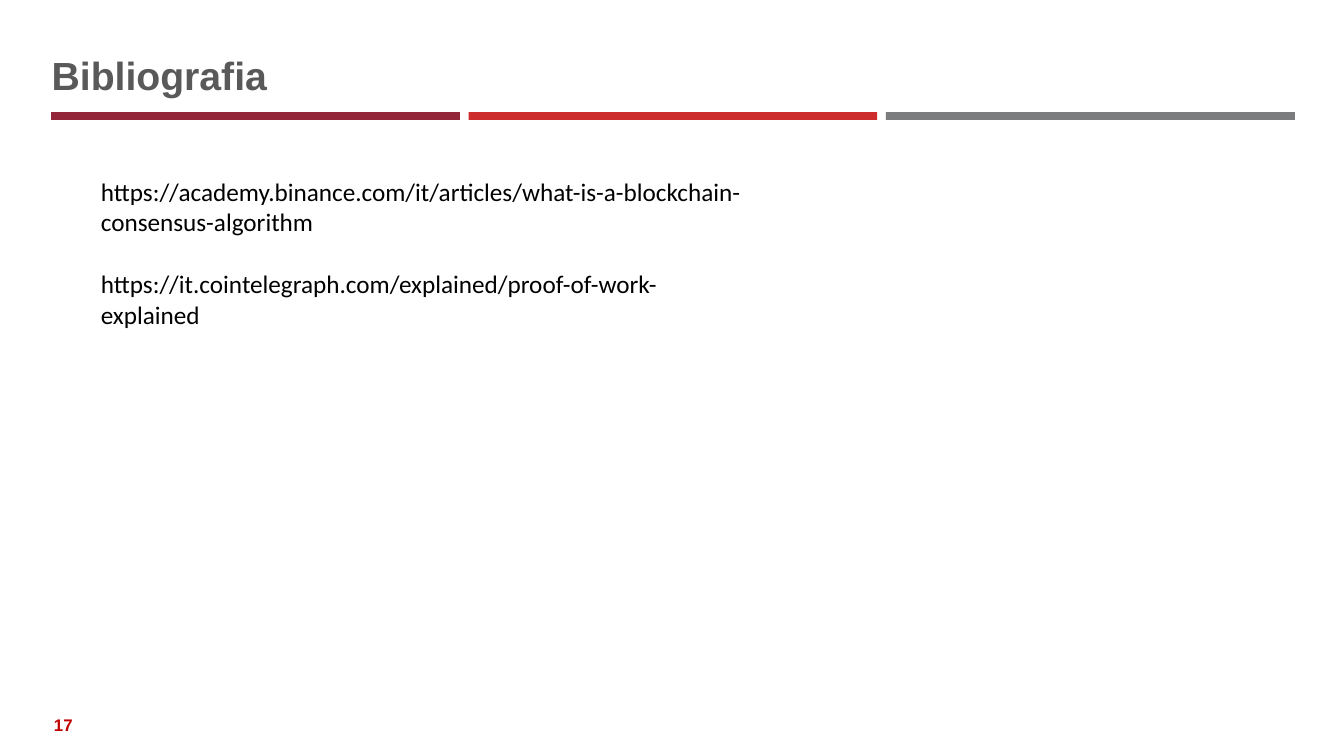
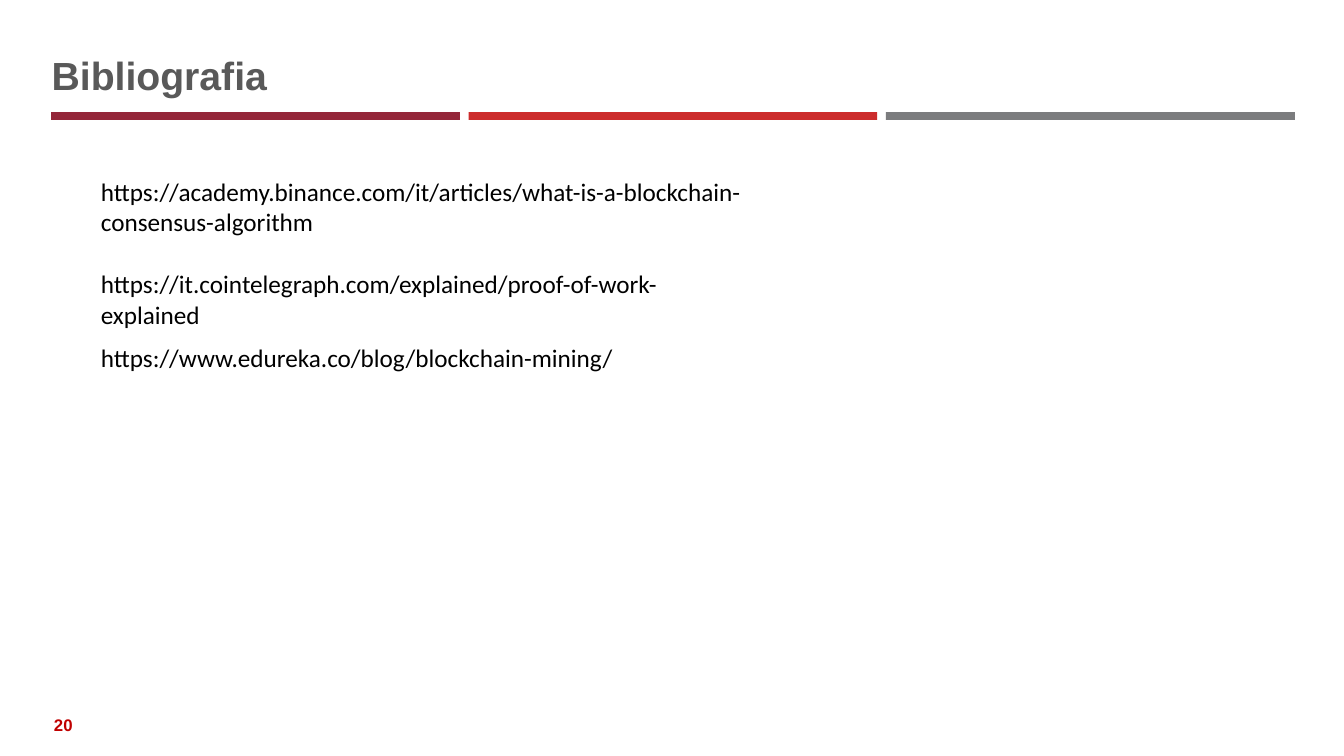
Before and after one commit to neural1977/data_science_interview_material, a slide deck: slide 20 of Assicurazioni/Algoritmi di consenso distribuito_ita.pptx (slide 17 before the commit). Drawn at 1344x756 pixels with LibreOffice and Linux fonts; fonts in the diff are those of the drawing. Boxes give left, top, right and bottom in pixels: in the first picture for what was removed or moved away, otherwise in the second. Text is boxed around its words. In the diff, an @@ line names an element or a change of style, - is before the commit and + after.

```diff
--- a/Assicurazioni/Algoritmi di consenso distribuito_ita.pptx
+++ b/Assicurazioni/Algoritmi di consenso distribuito_ita.pptx
@@ text added at <box>101,349,613,372</box>, 18 pt, text #000000 @@
+https://www.edureka.co/blog/blockchain-mining/
@@ page number at <box>54,719,73,731</box>: text changed @@
-17
+20
```
Also in this commit, not shown: 1 other slide changed, 3 slides added, 1 other file.
